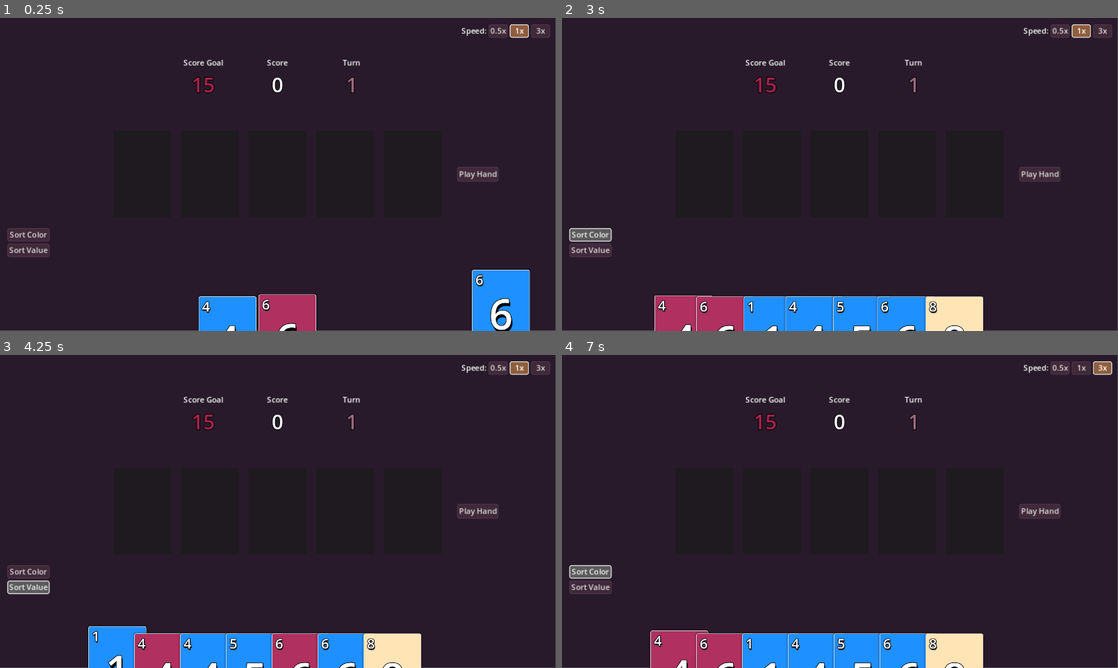
Above: before the commit, frames 1-4 (two rows, left to right).
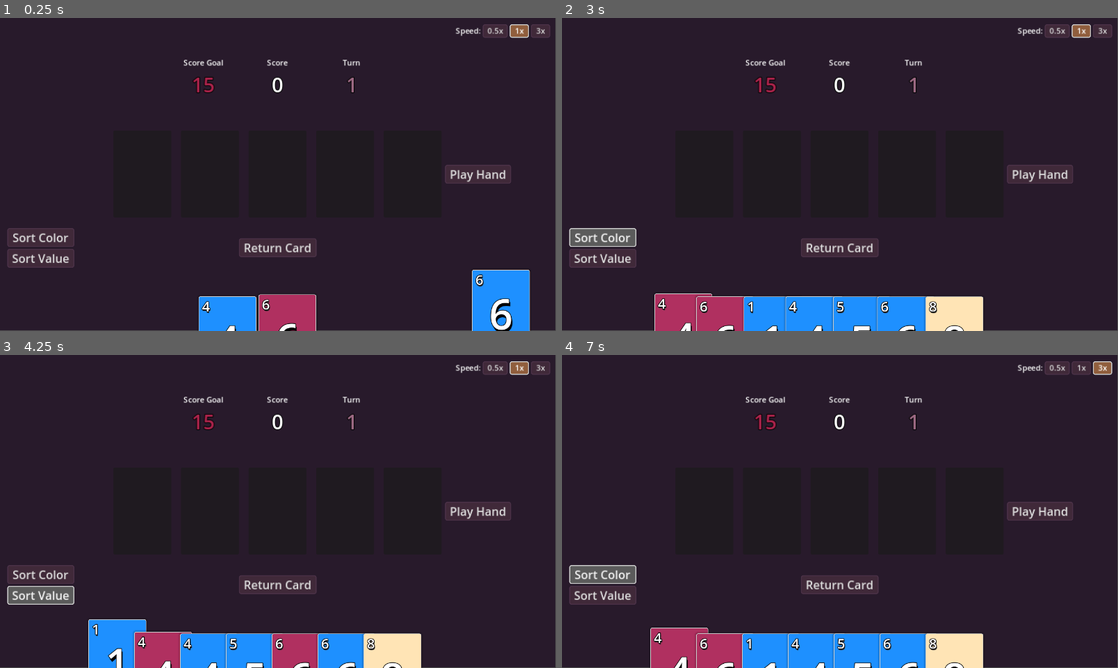
Above: after the commit, the same moments.

Repository: jwapobie/uno-cards
Game: Godot game, scene res://scenes/game_loop.tscn
Same seed, same stepped clock (60 frames per second), same inputs: the game is played once before the commit and once after it. The engine's default icon, where the game draws it, is replaced by a stand-in: a white triangle on a blue panel in a dark square.
Inputs (mouse positions are in pixels of both pictures, inside the frame that each line leads up to):
- Up to frame 1 (0.25 s): no input
- Up to frame 2 (3 s): click (840, 246) at 0.5 s, where only the run after the commit has a clickable "Return Card"; click "Play Hand" at 1.25 s; click "Play Hand" at 2 s; click "Sort Color" at 2.75 s
- Up to frame 3 (4.25 s): click "Sort Value" at 3.5 s
- Up to frame 4 (7 s): click "0.5x" at 4.25 s; click "1x" at 5 s; click "3x" at 5.75 s; click "Sort Color" at 6.5 s

The runs differ from the first frame. In frame 1, 1.4% of the frame differs, in the area x 1-92%, y 2-80%; in frame 2, 1.8%; in frame 3, 2.3%, in the area x 1-92%, y 2-100%; in frame 4, 1.9%.

Commit message:
return card button

Diff:
--- a/default_theme.tres
+++ b/default_theme.tres
@@ -1,8 +1,12 @@
 [gd_resource type="Theme" load_steps=5 format=3 uid="uid://5c0tm6smuwr6"]
 
 [sub_resource type="StyleBoxEmpty" id="StyleBoxEmpty_n0lpc"]
+content_margin_left = 10.0
+content_margin_right = 10.0
 
 [sub_resource type="StyleBoxFlat" id="StyleBoxFlat_2g5uo"]
+content_margin_left = 10.0
+content_margin_right = 10.0
 bg_color = Color(0.355469, 0.355469, 0.355469, 1)
 border_width_left = 2
 border_width_top = 2
@@ -14,6 +18,8 @@
 corner_radius_bottom_left = 4
 
 [sub_resource type="StyleBoxFlat" id="StyleBoxFlat_smswd"]
+content_margin_left = 10.0
+content_margin_right = 10.0
 bg_color = Color(0.25, 0.161439, 0.222581, 1)
 border_width_left = 2
 border_width_top = 2
@@ -26,6 +32,8 @@
 corner_radius_bottom_left = 4
 
 [sub_resource type="StyleBoxFlat" id="StyleBoxFlat_xmtrs"]
+content_margin_left = 10.0
+content_margin_right = 10.0
 bg_color = Color(0.566406, 0.368011, 0.237521, 1)
 border_width_left = 2
 border_width_top = 2
@@ -37,6 +45,7 @@
 corner_radius_bottom_left = 4
 
 [resource]
+Button/font_sizes/font_size = 24
 Button/styles/focus = SubResource("StyleBoxEmpty_n0lpc")
 Button/styles/hover = SubResource("StyleBoxFlat_2g5uo")
 Button/styles/normal = SubResource("StyleBoxFlat_smswd")
--- a/objects/card_player/card_hand.gd
+++ b/objects/card_player/card_hand.gd
@@ -14,12 +14,17 @@
 # Called when the node enters the scene tree for the first time.
 func _ready() -> void:
 	event_handler.register_handler(Event.Type.CARD_SELECTED, on_selected_card)
+	event_handler.register_handler(Event.Type.CARD_RETURNED, on_card_returned)
 	#reposition()
 
 var last_selected_card :Card
 func on_selected_card(event :EventCardSelected):
 	last_selected_card = event.card.attached_card
 	playable_check()
+
+func on_card_returned(event: EventCardReturned) -> void:
+	last_selected_card = event.new_last_card
+	readd_card_obj(event.card)
 
 func playable_check():
 	for card in get_cards():
@@ -49,10 +54,16 @@
 	new_card.attached_card = card
 	new_card.card_picked_off.connect(deselect_picked_card)
 	new_card.card_picked.connect(select_picked_card)
-	new_card.is_draggable = true
-	new_card.position = draw_position.position
+	readd_card_obj(new_card)
 
-	$Cards.add_child(new_card)
+func readd_card_obj(card_obj: CardObject) -> void:
+	card_obj.is_draggable = true
+	if card_obj.get_parent():
+		card_obj.reparent($Cards)
+	else:
+		card_obj.position = draw_position.position
+		$Cards.add_child(card_obj)
+
 	#$"../EventHandler".update_card_playable_state()
 	playable_check()
 	update_placement(0)
--- a/objects/card_player/play_mat.gd
+++ b/objects/card_player/play_mat.gd
@@ -1,4 +1,5 @@
 extends Node
+class_name PlayMat
 
 var play_slots := 5
 @onready var card_spaces: Array[Control] = [
@@ -12,9 +13,11 @@
 
 @onready var event_handler: EventHandler = $EventHandler
 @onready var play_hand_button: Button = $PlayHandButton
+@onready var return_card_button: Button = $ReturnCardButton
 
 func _ready() -> void:
 	play_hand_button.pressed.connect(play_hand)
+	return_card_button.pressed.connect(return_card)
 	event_handler.register_handler(Event.Type.CARD_SELECTED, on_card_selected)
 	event_handler.register_handler(Event.Type.HAND_PLAYED, on_hand_play, EventHandPlayed.Order.PER_CARD, 10)
 	event_handler.register_handler(Event.Type.CARD_SCORED, on_card_scored, EventCardScored.Order.BASE_VALUE)
@@ -39,9 +42,26 @@
 	current_cards.append(card_obj)
 
 
+func return_card() -> void:
+	var card := pop_one_card()
+	if card:
+		print("popped")
+		var event := EventCardReturned.new()
+		event.card = card
+		if current_cards.size() > 0:
+			event.new_last_card = current_cards.back().attached_card
+		EventBus.queue_event(event)
+
+func pop_one_card() -> CardObject:
+	if current_cards.size() <= 0:
+		return null
+	var card_obj: CardObject = current_cards.pop_back()
+	return card_obj
+
 func play_hand() -> void:
 	if current_cards.size() <= 0:
 		return
+	return_card_button.visible = false
 
 	var cards: Array[Card] = []
 	for card_obj in current_cards:
--- a/scenes/gameplay.tscn
+++ b/scenes/gameplay.tscn
@@ -70,18 +70,21 @@
 [node name="SpeedSlowButton" type="Button" parent="SpeedControl"]
 custom_minimum_size = Vector2(40, 0)
 layout_mode = 2
+theme_override_font_sizes/font_size = 16
 toggle_mode = true
 text = "0.5x"
 
 [node name="SpeedNormalButton" type="Button" parent="SpeedControl"]
 custom_minimum_size = Vector2(40, 0)
 layout_mode = 2
+theme_override_font_sizes/font_size = 16
 toggle_mode = true
 text = "1x"
 
 [node name="SpeedFastButton" type="Button" parent="SpeedControl"]
 custom_minimum_size = Vector2(40, 0)
 layout_mode = 2
+theme_override_font_sizes/font_size = 16
 toggle_mode = true
 text = "3x"
 
@@ -226,6 +229,21 @@
 grow_horizontal = 2
 grow_vertical = 2
 text = "Play Hand"
+
+[node name="ReturnCardButton" type="Button" parent="PlayMat"]
+layout_mode = 1
+anchors_preset = 8
+anchor_left = 0.5
+anchor_top = 0.5
+anchor_right = 0.5
+anchor_bottom = 0.5
+offset_left = -80.0
+offset_top = 133.0
+offset_right = 80.0
+offset_bottom = 171.0
+grow_horizontal = 2
+grow_vertical = 2
+text = "Return Card"
 
 [node name="EventHandler" type="Node" parent="PlayMat"]
 script = ExtResource("4_c7t3g")
--- a/scripts/event_bus/event.gd
+++ b/scripts/event_bus/event.gd
@@ -16,6 +16,7 @@
 	CARD_DRAW,
 	CARD_PLAYABLE_CHECK,
 	CARD_SELECTED,
+	CARD_RETURNED,
 	CARD_PLAYED,
 	HAND_PLAYED,
 	SCORE_CREATED,
--- a/scripts/event_bus/event_bus.gd
+++ b/scripts/event_bus/event_bus.gd
@@ -6,7 +6,13 @@
 var current_queue_order: int = 0
 var event_stack :Array[Event]
 
-var filter :Array[Event.Type] = [Event.Type.CARD_SELECTED, Event.Type.HAND_PLAYED, Event.Type.CARD_SCORED, Event.Type.SCORE_CREATED]
+var filter :Array[Event.Type] = [
+	Event.Type.CARD_SELECTED,
+	Event.Type.CARD_RETURNED,
+	Event.Type.HAND_PLAYED,
+	Event.Type.CARD_SCORED,
+	Event.Type.SCORE_CREATED
+]
 
 func compare(a :Dictionary, b :Dictionary):
 	if a["order"] == b["order"]:
--- /dev/null
+++ b/scripts/event_bus/events/card_returned.gd
@@ -0,0 +1,12 @@
+extends Event
+class_name EventCardReturned
+
+var card: CardObject
+var new_last_card: Card
+
+func _init() -> void:
+	type = Type.CARD_RETURNED
+	type_lookup[type] = EventCardReturned
+
+func _to_string() -> String:
+	return "<EventCardReturned> %s" % card.attached_card
